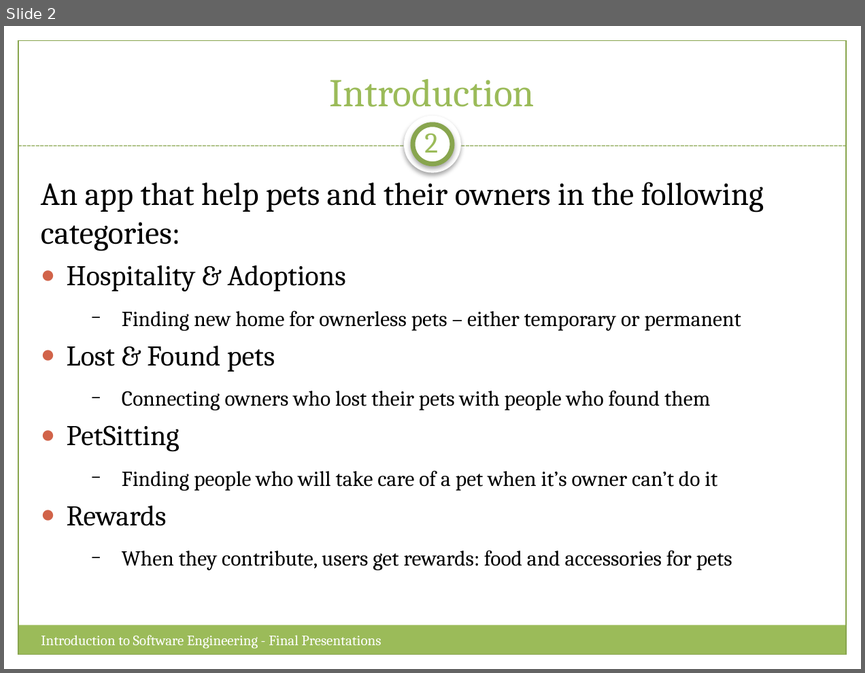
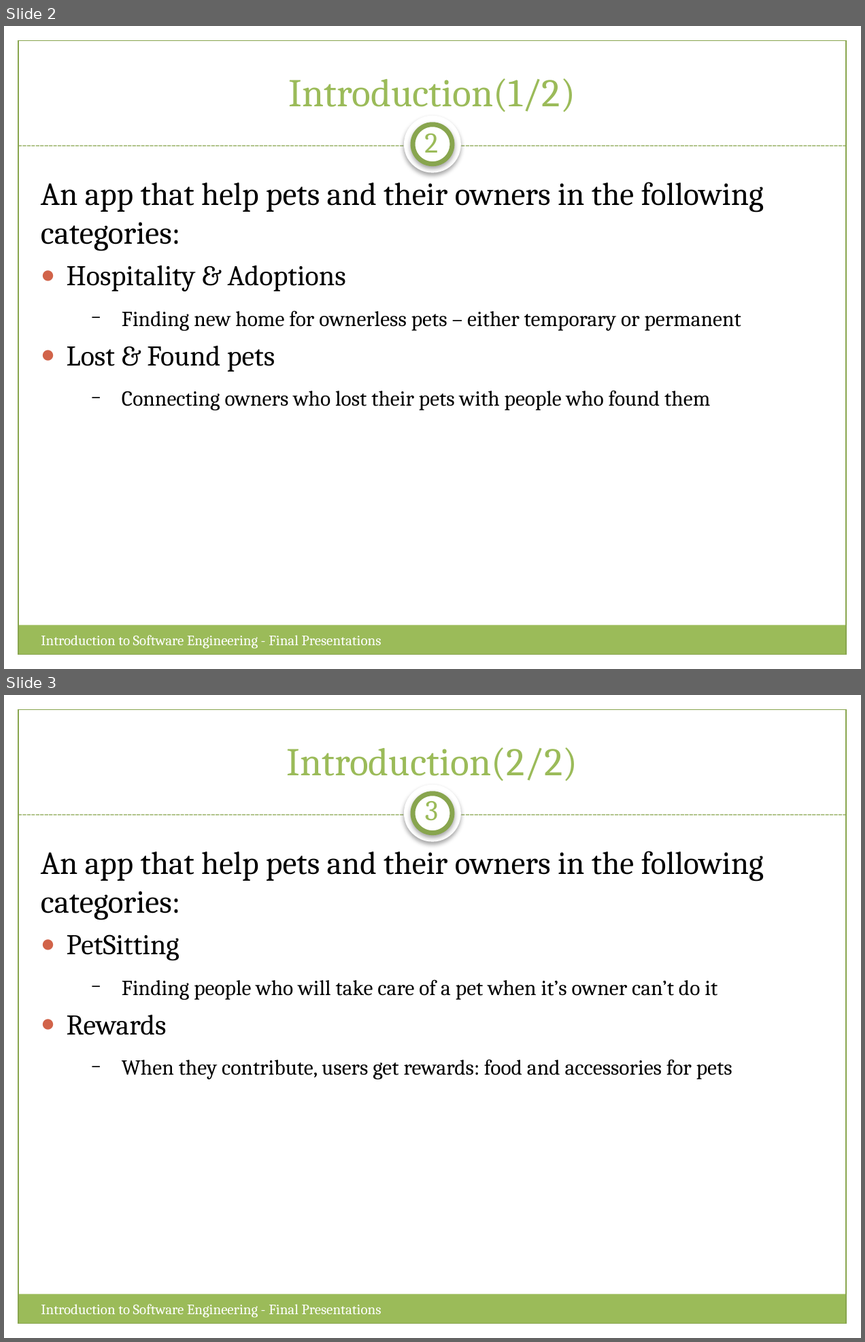
Before and after one commit to Sang712UMA/PetsApp, a slide deck: Presentation/Final Presentation.pptx. Shown one above the other, each under a label of ours: slide 2 before the commit, slides 2 and 3 after it. The pictures are 865x673 and 865x1342 pixels, drawn with LibreOffice and Linux fonts; fonts in the diff are those of the drawing. Boxes give left, top, right and bottom in pixels: in the first picture for what was removed or moved away, otherwise in the second. Text is boxed around its words. In the diff, an @@ line names an element or a change of style, - is before the commit and + after.

```diff
--- a/Presentation/Final Presentation.pptx
+++ b/Presentation/Final Presentation.pptx
@@ slide 3 added at (4,695,861,1338), background #FFFFFF; not listed: 8 template elements that a slide beside it also shows @@
@@ text added at (287,747,578,781), 33 pt, text #9BBB59 @@
+Introduction(2/2)
@@ text added at (425,794,438,821), 24 pt, text #9BBB59 @@
+3
@@ text added at (41,851,764,1079), 18 pt, text #000000 @@
+An app that help pets and their owners in the following categories:
+● PetSitting
+  − Finding people who will take care of a pet when it’s owner can’t do it
+● Rewards
+  − When they contribute, users get rewards: food and accessories for pets
@@ text added at (41,1304,381,1317), 12 pt, text #FFFFFF @@
+Introduction to Software Engineering - Final Presentations
@@ slide 2 changed as well @@
@@ text at (289,78,576,112): text changed @@
-Introduction
+Introduction(1/2)
@@ text at (67,425,732,570): paragraphs removed @@
-● PetSitting
-  − Finding people who will take care of a pet when it’s owner can’t do it
-● Rewards
-  − When they contribute, users get rewards: food and accessories for pets
```
Also in this commit, not shown: 17 other slides changed.
